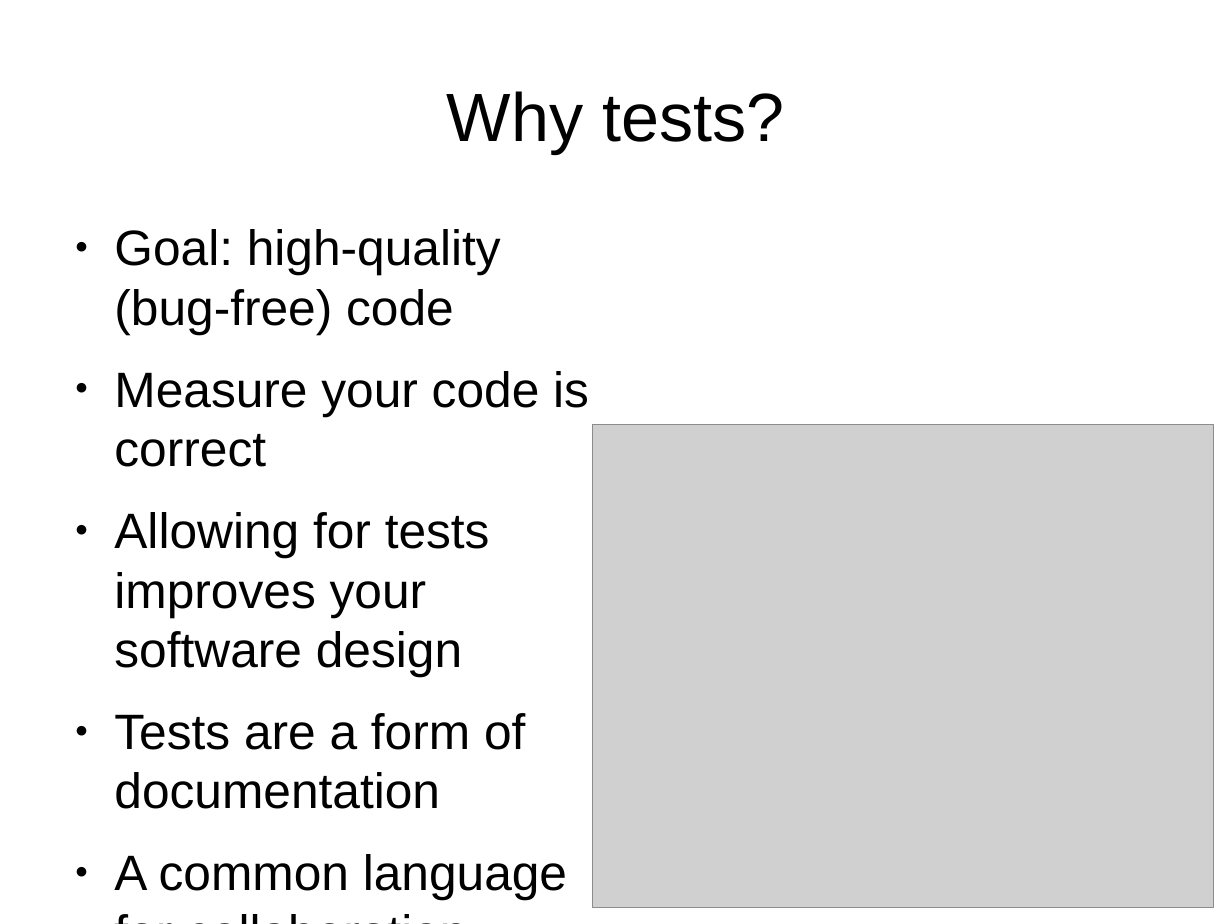
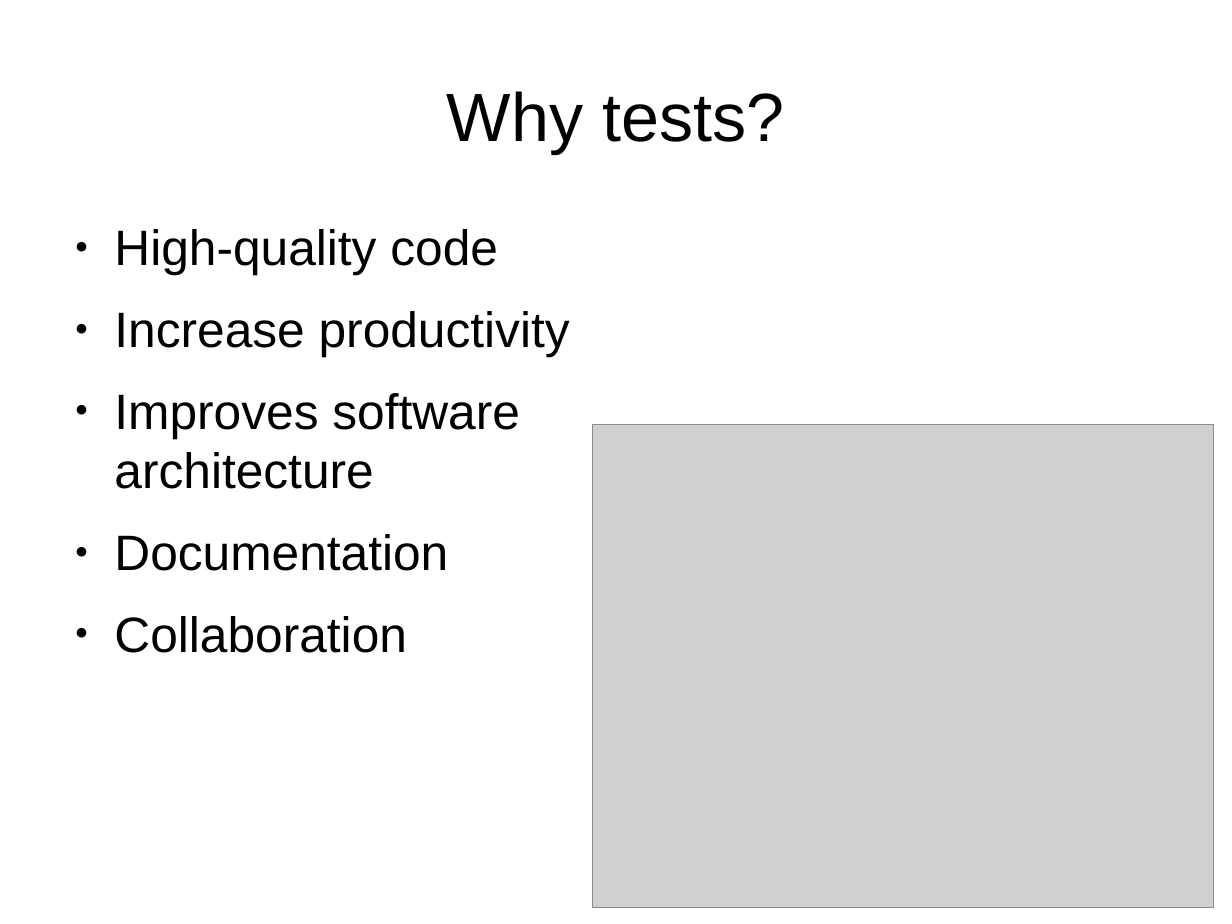
Before and after one commit to richelbilderbeek/PresentationsAboutR, a slide deck: slide 3 of TestDrivenDevelopment/TestDrivenDevelopment.odp. Drawn at 1232x924 pixels with LibreOffice and Linux fonts; fonts in the diff are those of the drawing; grey boxes stand for pictures. Boxes give left, top, right and bottom in pixels: in the first picture for what was removed or moved away, otherwise in the second. Text is boxed around its words. In the diff, an @@ line names an element or a change of style, - is before the commit and + after.

```diff
--- a/TestDrivenDevelopment/TestDrivenDevelopment.odp
+++ b/TestDrivenDevelopment/TestDrivenDevelopment.odp
@@ text at <box>114,229,570,653</box>: text changed @@
-● Goal: high-quality (bug-free) code
-● Measure your code is correct
-● Allowing for tests improves your software design
-● Tests are a form of documentation
-● A common language for collaboration
+● High-quality code
+● Increase productivity
+● Improves software architecture
+● Documentation
+● Collaboration
```
Also in this commit, not shown: 16 other slides changed, 11 slides added, 3 slides removed, 3 other files.
